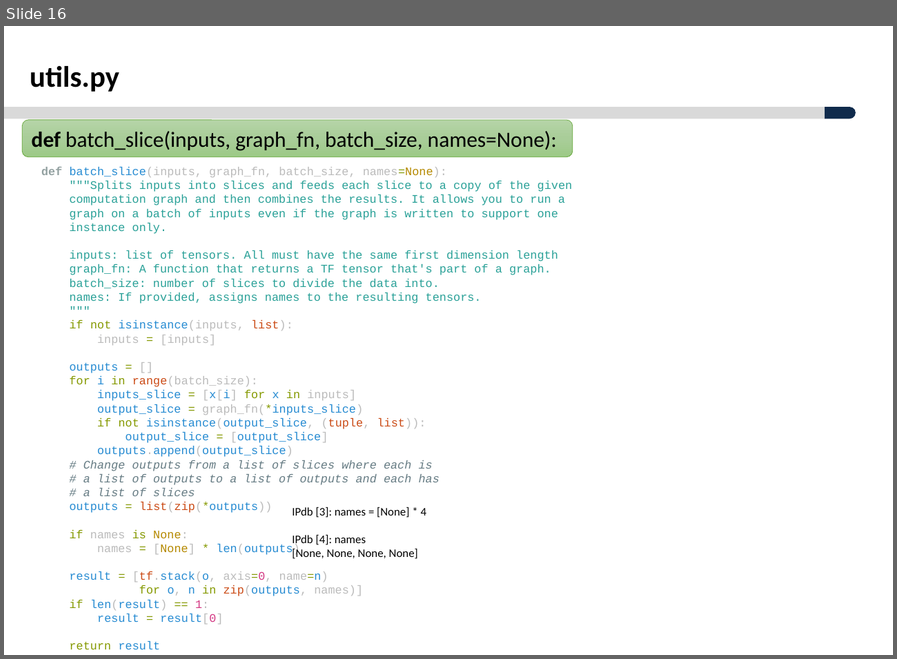
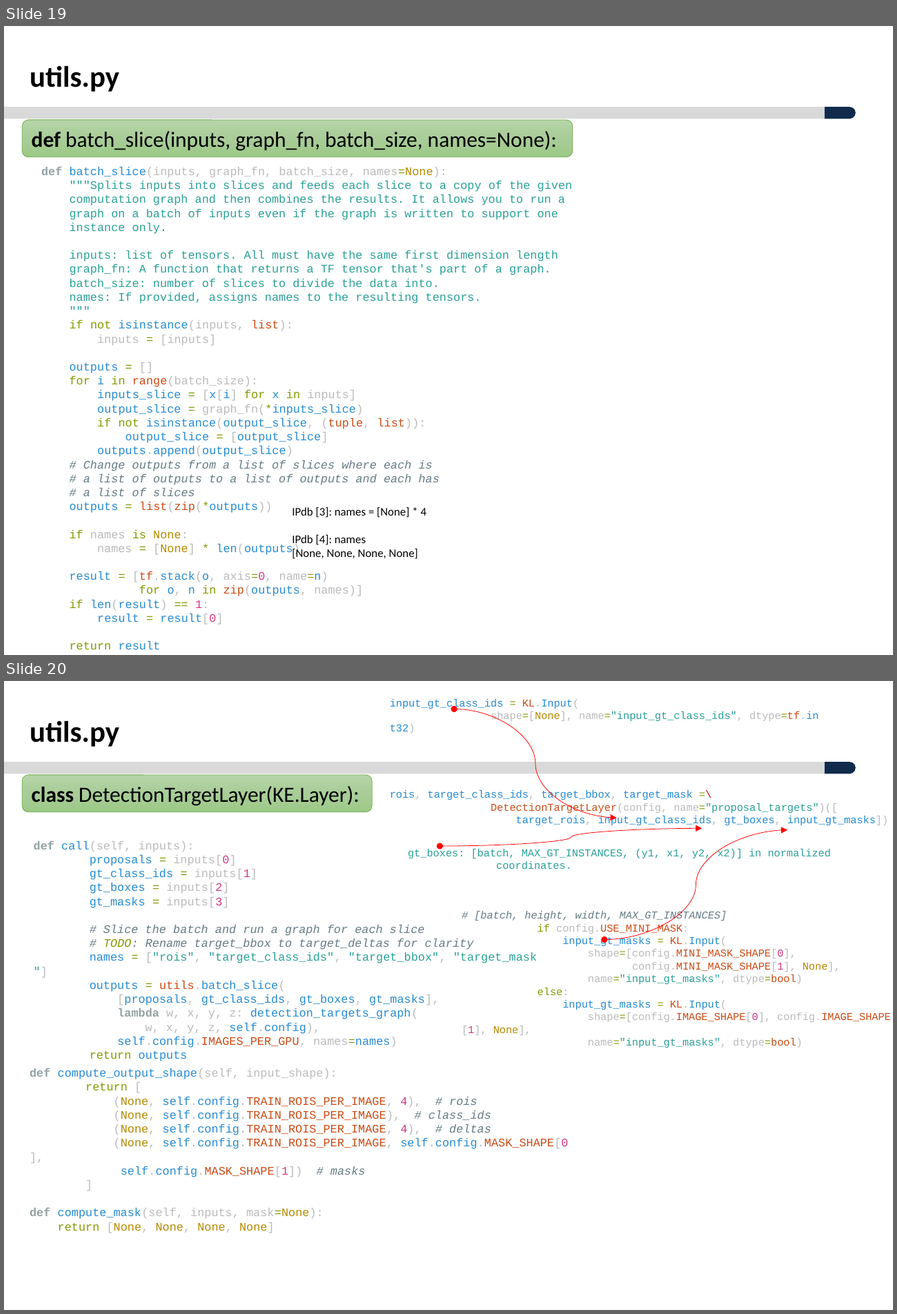
Before and after one commit to ksyoon70/Mask-RCNN-TF2, a slide deck: Masked-RCNN_분석_V1.0.pptx. Shown one above the other, each under a label of ours: slide 16 before the commit, slides 19 and 20 after it. The pictures are 897x659 and 897x1314 pixels, drawn with LibreOffice and Linux fonts; fonts in the diff are those of the drawing; background and template pictures are left out. Boxes give left, top, right and bottom in pixels: in the first picture for what was removed or moved away, otherwise in the second. Text is boxed around its words. In the diff, an @@ line names an element or a change of style, - is before the commit and + after.

```diff
--- a/Masked-RCNN_분석_V1.0.pptx
+++ b/Masked-RCNN_분석_V1.0.pptx
@@ slide 20 added at (4, 681, 893, 1310), background #FFFFFF; not listed: 2 template elements that a slide beside it also shows @@
@@ text added at (390, 699, 819, 722), 10 pt, text #268BD2 @@
+input_gt_class_ids = KL.Input(
+shape=[None], name="input_gt_class_ids", dtype=tf.int32)
@@ text added at (30, 721, 119, 747), 28 pt, text #000000, bold @@
+utils.py
@@ curved double arrow added from (454, 709) to (617, 818), #FF0000 0.5 pt @@
@@ rounded rectangle added at (22, 775, 372, 812), fill gradient #B5D5A7 to #AACE9A to #9CC987, outline #70AD47 0.5 pt, 20.5 pt, text #000000 @@
+class DetectionTargetLayer(KE.Layer):
@@ text added at (390, 790, 888, 827), 10 pt, text #268BD2 @@
+rois, target_class_ids, target_bbox, target_mask =\
+DetectionTargetLayer(config, name="proposal_targets")([
+target_rois, input_gt_class_ids, gt_boxes, input_gt_masks])
@@ text added at (34, 840, 537, 1061), 11 pt, text #268BD2 @@
+def call(self, inputs):
+proposals = inputs[0]
+gt_class_ids = inputs[1]
+gt_boxes = inputs[2]
+gt_masks = inputs[3]
+# Slice the batch and run a graph for each slice
+# TODO: Rename target_bbox to target_deltas for clarity
+names = ["rois", "target_class_ids", "target_bbox", "target_mask"]
+outputs = utils.batch_slice(
+[proposals, gt_class_ids, gt_boxes, gt_masks],
+lambda w, x, y, z: detection_targets_graph(
+w, x, y, z, self.config),
+self.config.IMAGES_PER_GPU, names=names)
+return outputs
@@ curved double arrow added from (439, 846) to (702, 829), #FF0000 0.5 pt @@
@@ curved double arrow added from (604, 940) to (787, 830), #FF0000 0.5 pt @@
@@ text added at (408, 849, 831, 869), 10 pt, text #2AA198 @@
+gt_boxes: [batch, MAX_GT_INSTANCES, (y1, x1, y2, x2)] in normalized
+coordinates.
@@ text added at (461, 911, 891, 1047), 10 pt, text #BBBBBB @@
+# [batch, height, width, MAX_GT_INSTANCES]
+if config.USE_MINI_MASK:
+input_gt_masks = KL.Input(
+shape=[config.MINI_MASK_SHAPE[0],
+config.MINI_MASK_SHAPE[1], None],
+name="input_gt_masks", dtype=bool)
+else:
+input_gt_masks = KL.Input(
+shape=[config.IMAGE_SHAPE[0], config.IMAGE_SHAPE[1], None],
+name="input_gt_masks", dtype=bool)
@@ text added at (30, 1068, 568, 1232), 11 pt, text #CB4B16 @@
+def compute_output_shape(self, input_shape):
+return [
+(None, self.config.TRAIN_ROIS_PER_IMAGE, 4), # rois
+(None, self.config.TRAIN_ROIS_PER_IMAGE), # class_ids
+(None, self.config.TRAIN_ROIS_PER_IMAGE, 4), # deltas
+(None, self.config.TRAIN_ROIS_PER_IMAGE, self.config.MASK_SHAPE[0],
+self.config.MASK_SHAPE[1]) # masks
+]
+def compute_mask(self, inputs, mask=None):
+return [None, None, None, None]
@@ what was slide 16 is now slide 19 @@
```
Also in this commit, not shown: 1 slide changed, 5 other slides added.
